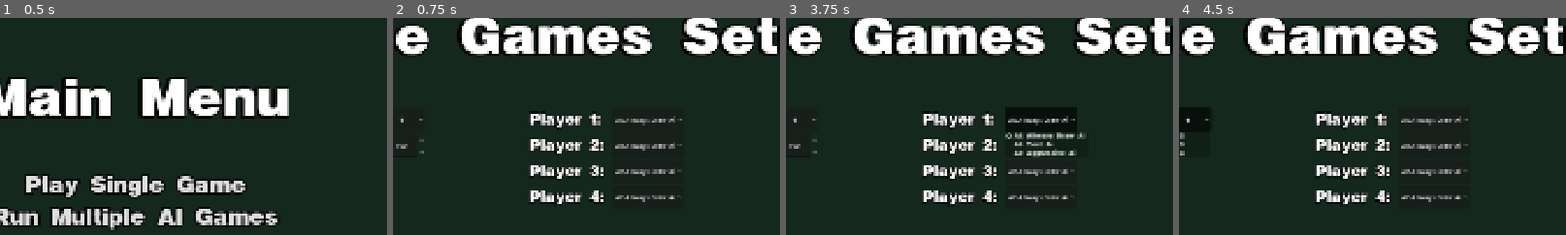
Above: before the commit, frames 1-4 (left to right).
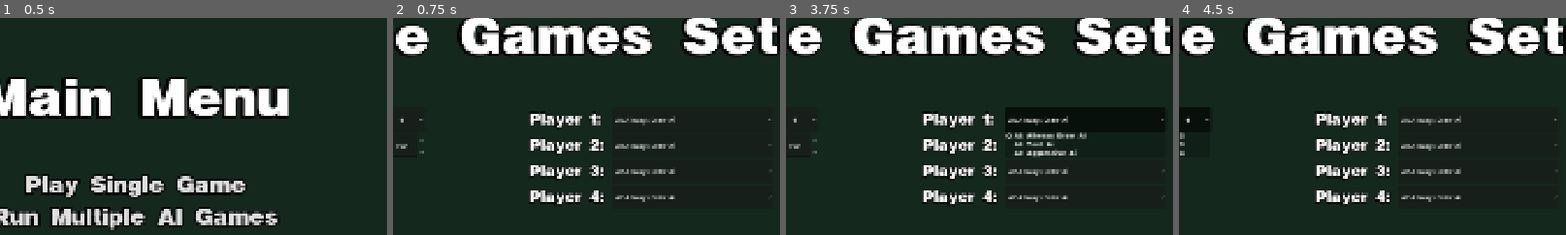
Above: after the commit, the same moments.

Repository: JontePonte/UNO-utlimate-ai-simulator
Game: Godot game, scene res://menus/MainMenu.tscn
The game is run twice, just before and just after one commit, with the same random seed, the same clock (stepped at 60 frames per second) and the same inputs.
Inputs:
- Up to frame 1 (0.5 s): no input
- Up to frame 2 (0.75 s): click "Run Multiple AI Games" at 0.5 s
- Up to frame 3 (3.75 s): click "Start Simulation" at 1.25 s; click "Start Simulation" at 2 s; click "4" at 2.75 s; click "AI: Allways Draw Ai" at 3.5 s
- Up to frame 4 (4.5 s): click "4" at 4.25 s
The pictures show only the part of the screen within x 32-82%, y 6-56%; the shares and areas given below are measured in that part.

Frame 1 is identical in both runs. In frame 2, less than 0.1% of the frame differs, in the area x 73-98%, y 46-83%; in frame 3, 0.3%, in the area x 62-98%, y 46-83%; in frame 4, less than 0.1%.

Commit message:
fixed drop down button for long text in multiple games

Diff:
--- a/uno-ultimate-ai-simulator/menus/MultipleGames.tscn
+++ b/uno-ultimate-ai-simulator/menus/MultipleGames.tscn
@@ -160,11 +160,12 @@
 vertical_alignment = 1
 
 [node name="OptionButton" type="OptionButton" parent="MarginContainer/MainVBox/HBoxCenter/VBoxR/Slot1" unique_id=750972038]
-custom_minimum_size = Vector2(100, 0)
-layout_mode = 2
-theme = ExtResource("3_3hh3q")
-alignment = 1
+custom_minimum_size = Vector2(400, 0)
+layout_mode = 2
+theme = ExtResource("3_3hh3q")
+clip_text = true
 selected = 0
+fit_to_longest_item = false
 item_count = 3
 popup/item_0/text = "Simple"
 popup/item_0/id = 0
@@ -184,11 +185,12 @@
 vertical_alignment = 1
 
 [node name="OptionButton" type="OptionButton" parent="MarginContainer/MainVBox/HBoxCenter/VBoxR/Slot2" unique_id=1029136076]
-custom_minimum_size = Vector2(100, 0)
-layout_mode = 2
-theme = ExtResource("3_3hh3q")
-alignment = 1
+custom_minimum_size = Vector2(400, 0)
+layout_mode = 2
+theme = ExtResource("3_3hh3q")
+clip_text = true
 selected = 0
+fit_to_longest_item = false
 item_count = 3
 popup/item_0/text = "Simple"
 popup/item_0/id = 0
@@ -208,11 +210,12 @@
 vertical_alignment = 1
 
 [node name="OptionButton" type="OptionButton" parent="MarginContainer/MainVBox/HBoxCenter/VBoxR/Slot3" unique_id=227450975]
-custom_minimum_size = Vector2(100, 0)
-layout_mode = 2
-theme = ExtResource("3_3hh3q")
-alignment = 1
+custom_minimum_size = Vector2(400, 0)
+layout_mode = 2
+theme = ExtResource("3_3hh3q")
+clip_text = true
 selected = 0
+fit_to_longest_item = false
 item_count = 3
 popup/item_0/text = "Simple"
 popup/item_0/id = 0
@@ -232,11 +235,12 @@
 vertical_alignment = 1
 
 [node name="OptionButton" type="OptionButton" parent="MarginContainer/MainVBox/HBoxCenter/VBoxR/Slot4" unique_id=1881655851]
-custom_minimum_size = Vector2(100, 0)
-layout_mode = 2
-theme = ExtResource("3_3hh3q")
-alignment = 1
+custom_minimum_size = Vector2(400, 0)
+layout_mode = 2
+theme = ExtResource("3_3hh3q")
+clip_text = true
 selected = 0
+fit_to_longest_item = false
 item_count = 3
 popup/item_0/text = "Simple"
 popup/item_0/id = 0
